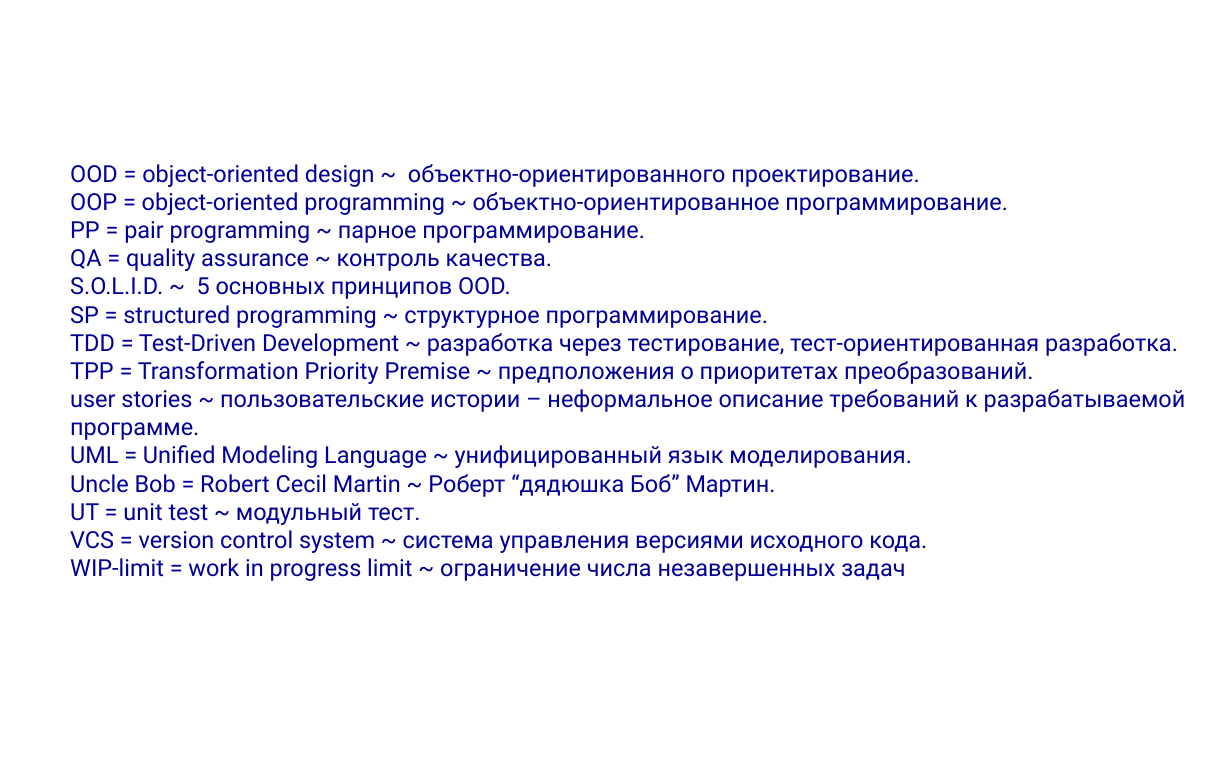
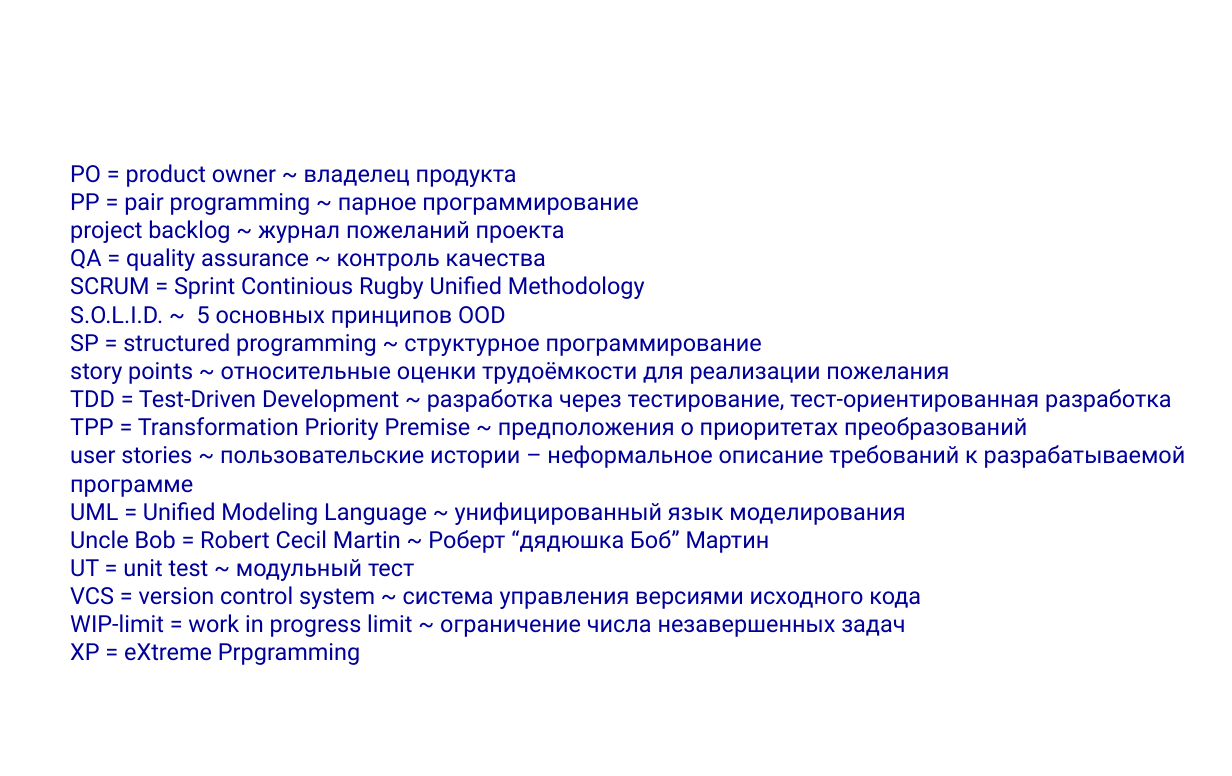
Before and after one commit to mike-shock/Software_Craft, a slide deck: slide 34 of Agile_Intro.odp (slide 28 before the commit). Drawn at 1232x776 pixels with LibreOffice and Linux fonts; fonts in the diff are those of the drawing; background and template pictures are left out. Boxes give left, top, right and bottom in pixels: in the first picture for what was removed or moved away, otherwise in the second. Text is boxed around its words. In the diff, an @@ line names an element or a change of style, - is before the commit and + after.

```diff
--- a/Agile_Intro.odp
+++ b/Agile_Intro.odp
@@ text at (70, 164, 1186, 609): text changed @@
-● OOD = object-oriented design ~ объектно-ориентированного проектирование.
-● OOP = object-oriented programming ~ объектно-ориентированное программирование.
-● PP = pair programming ~ парное программирование.
-● QA = quality assurance ~ контроль качества.
-● S.O.L.I.D. ~ 5 основных принципов OOD.
-● SP = structured programming ~ структурное программирование.
-● TDD = Test-Driven Development ~ разработка через тестирование, тест-ориентированная разработка.
-● TPP = Transformation Priority Premise ~ предположения о приоритетах преобразований.
-● user stories ~ пользовательские истории – неформальное описание требований к разрабатываемой программе.
-● UML = Unified Modeling Language ~ унифицированный язык моделирования.
-● Uncle Bob = Robert Cecil Martin ~ Роберт “дядюшка Боб” Мартин.
-● UT = unit test ~ модульный тест.
-● VCS = version control system ~ cистема управления версиями исходного кода.
+● PO = product owner ~ владелец продукта
+● PP = pair programming ~ парное программирование
+● project backlog ~ журнал пожеланий проекта
+● QA = quality assurance ~ контроль качества
+● SCRUM = Sprint Continious Rugby Unified Methodology
+● S.O.L.I.D. ~ 5 основных принципов OOD
+● SP = structured programming ~ структурное программирование
+● story points ~ относительные оценки трудоёмкости для реализации пожелания
+● TDD = Test-Driven Development ~ разработка через тестирование, тест-ориентированная разработка
+● TPP = Transformation Priority Premise ~ предположения о приоритетах преобразований
+● user stories ~ пользовательские истории – неформальное описание требований к разрабатываемой программе
+● UML = Unified Modeling Language ~ унифицированный язык моделирования
+● Uncle Bob = Robert Cecil Martin ~ Роберт “дядюшка Боб” Мартин
+● UT = unit test ~ модульный тест
+● VCS = version control system ~ cистема управления версиями исходного кода
@@ text at (70, 643, 360, 665): paragraph added @@
+● XP = eXtreme Prpgramming
```
Also in this commit, not shown: 9 other slides changed, 5 slides added, 2 other files.
